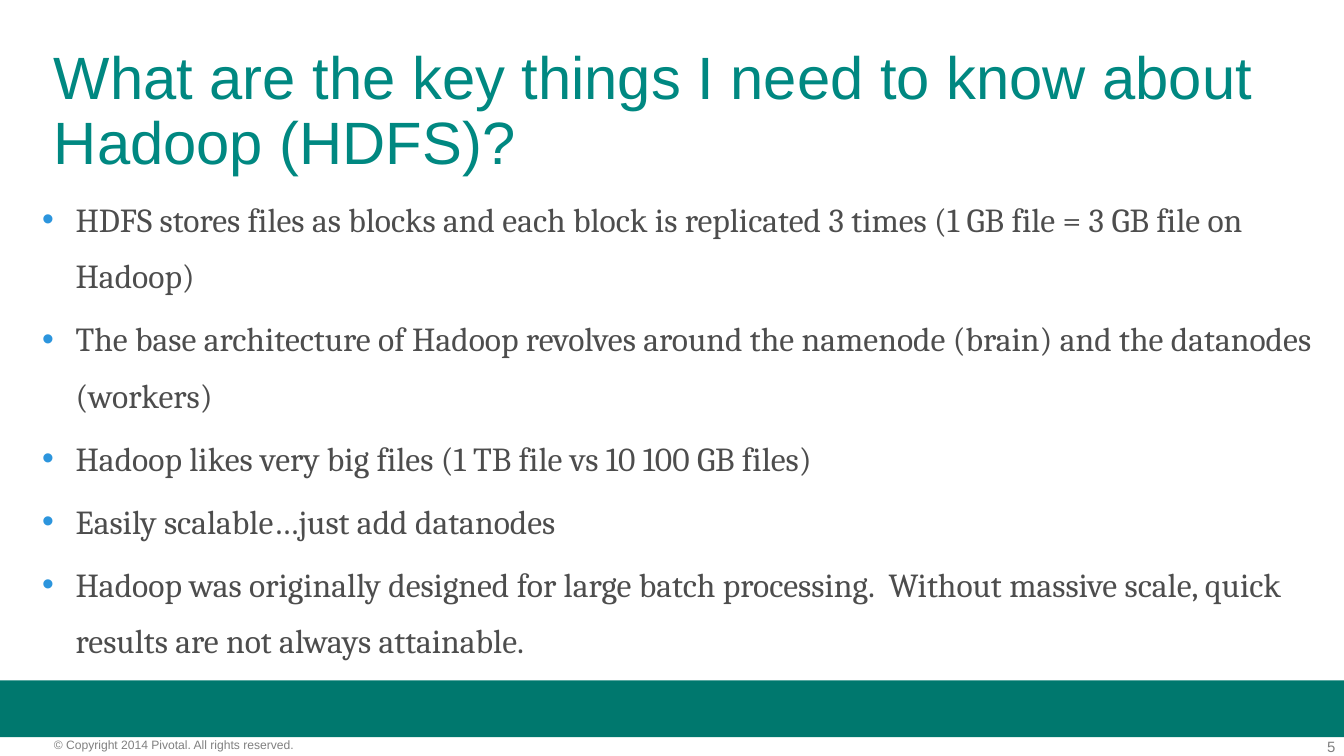
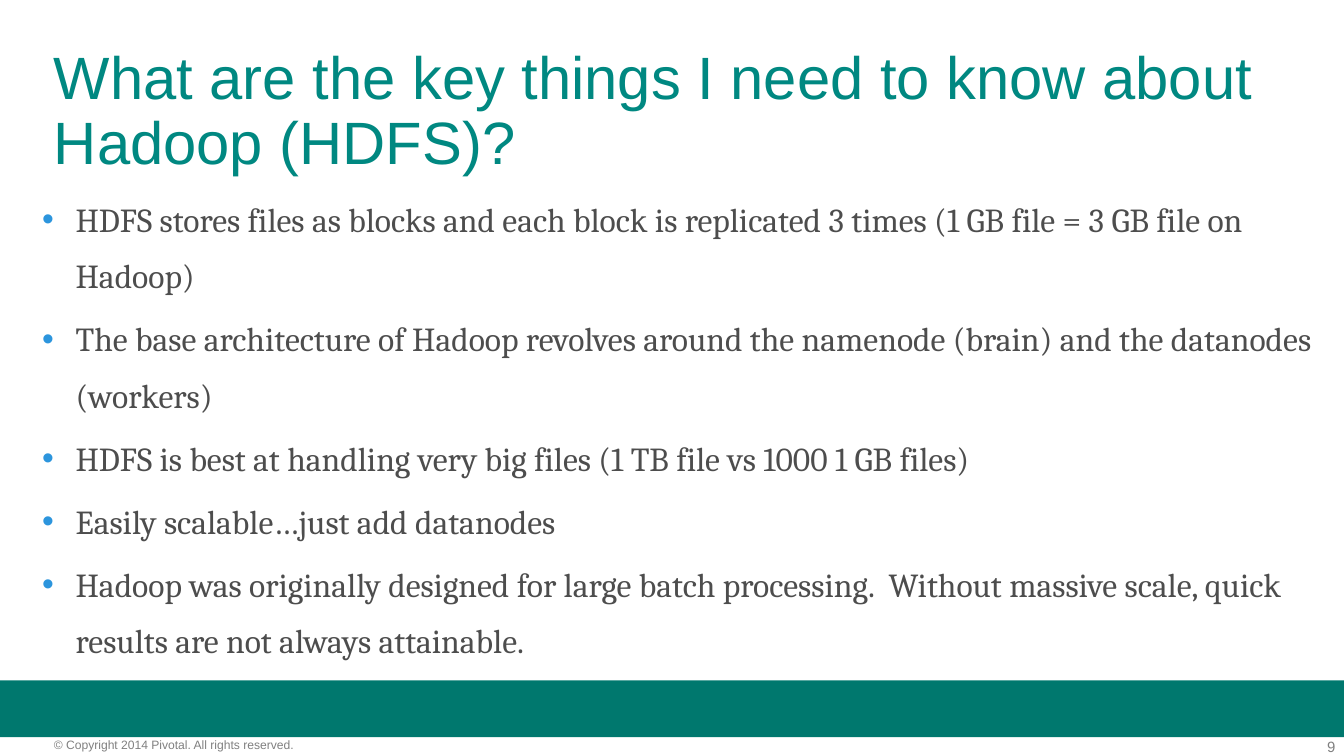
Before and after one commit to vmware-archive/BigDataRoadshow-labs, a slide deck: slide 9 of decks/02_phd_hawq_presentation.pptx (slide 5 before the commit). Drawn at 1344x756 pixels with LibreOffice and Linux fonts; fonts in the diff are those of the drawing; background and template pictures are left out. Boxes give left, top, right and bottom in pixels: in the first picture for what was removed or moved away, otherwise in the second. Text is boxed around its words. In the diff, an @@ line names an element or a change of style, - is before the commit and + after.

```diff
--- a/decks/02_phd_hawq_presentation.pptx
+++ b/decks/02_phd_hawq_presentation.pptx
@@ text at [76,447,970,479]: text changed @@
-• Hadoop likes very big files (1 TB file vs 10 100 GB files)
+• HDFS is best at handling very big files (1 TB file vs 1000 1 GB files)
@@ page number at [1327,741,1335,752]: text changed @@
-5
+9
```
Also in this commit, not shown: 3 other slides changed, 5 slides added, 5 other files.
